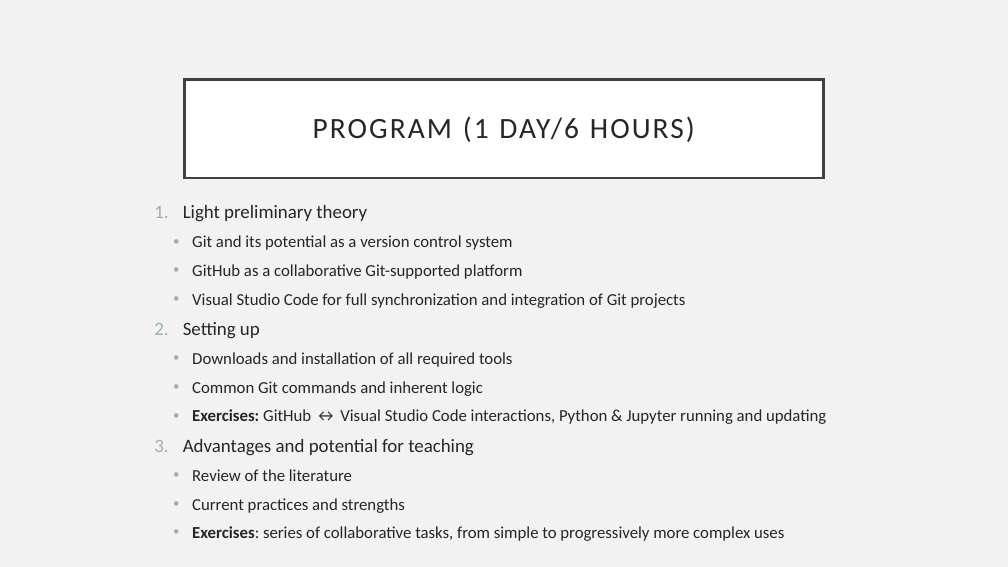
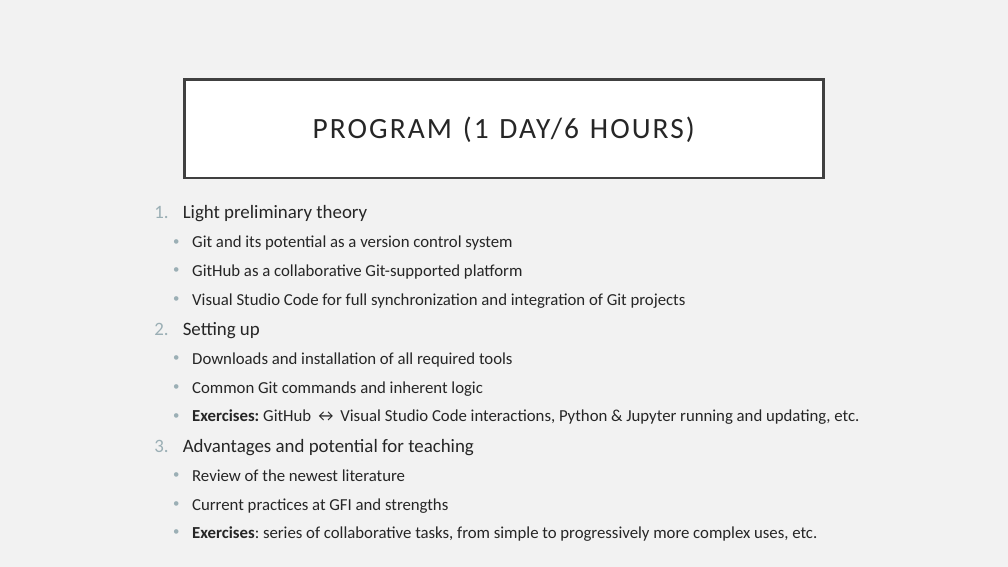
Before and after one commit to julienweihs/GEOF, a slide deck: slide 9 of Presentations/GitVSC_Edinburgh2306.pptx. Drawn at 1008x567 pixels with LibreOffice and Linux fonts; fonts in the diff are those of the drawing. Boxes give left, top, right and bottom in pixels: in the first picture for what was removed or moved away, otherwise in the second. Text is boxed around its words. In the diff, an @@ line names an element or a change of style, - is before the commit and + after.

```diff
--- a/Presentations/GitVSC_Edinburgh2306.pptx
+++ b/Presentations/GitVSC_Edinburgh2306.pptx
@@ text at [192,409,859,424]: text changed @@
-  • Exercises: GitHub ↔︎ Visual Studio Code interactions, Python & Jupyter running and updating
+  • Exercises: GitHub ↔︎ Visual Studio Code interactions, Python & Jupyter running and updating, etc.
@@ text at [192,469,817,541]: text changed @@
-  • Review of the literature
-  • Current practices and strengths
-  • Exercises: series of collaborative tasks, from simple to progressively more complex uses
+  • Review of the newest literature
+  • Current practices at GFI and strengths
+  • Exercises: series of collaborative tasks, from simple to progressively more complex uses, etc.
```
Also in this commit, not shown: 4 other slides changed, 2 other files.
